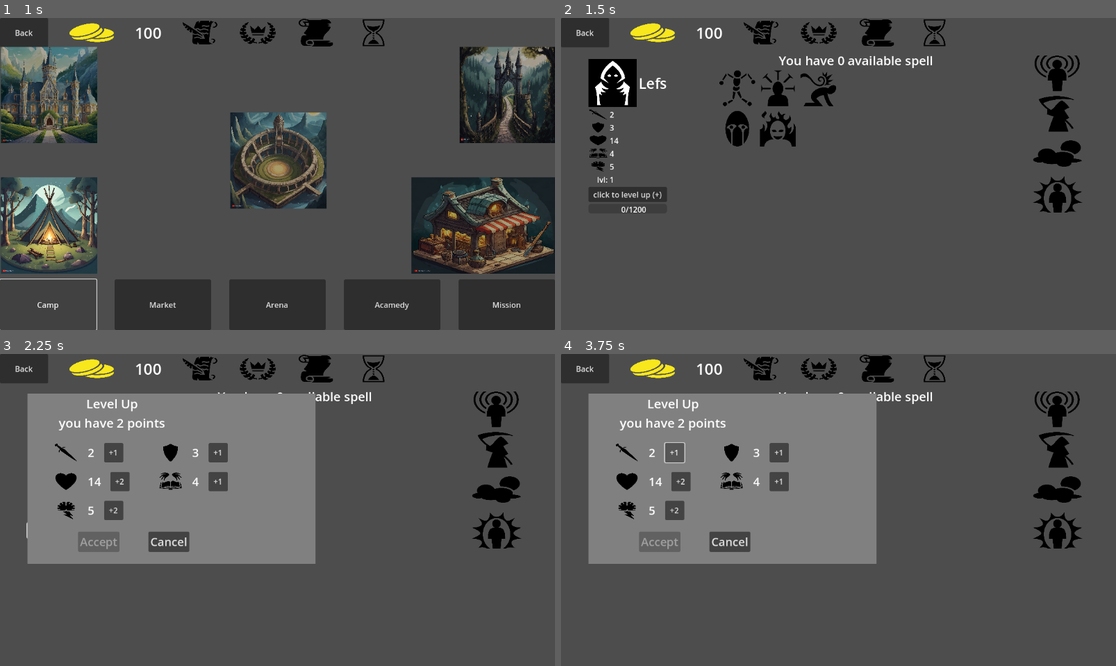
Above: before the commit, frames 1-4 (two rows, left to right).
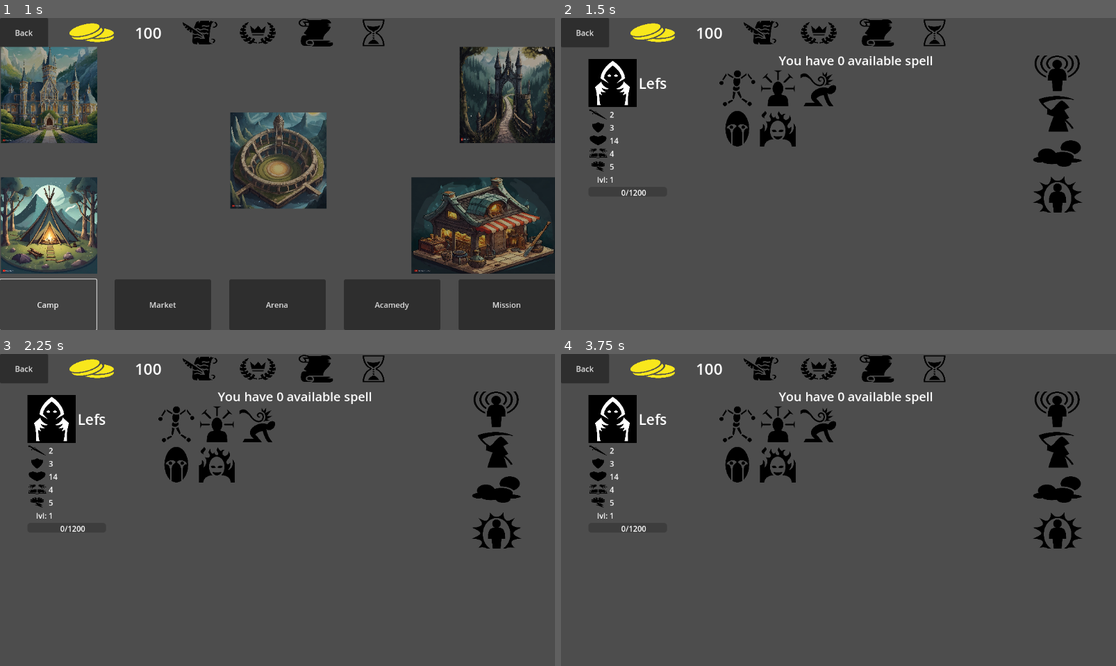
Above: after the commit, the same moments.

Repository: ualisars/ManagementPrototype
Game: Godot game, scene res://Interface/General/player_interface.tscn
The game is run twice, just before and just after one commit, with the same random seed, the same clock (stepped at 60 frames per second) and the same inputs.
Inputs (mouse positions are in pixels of both pictures, inside the frame that each line leads up to):
- Up to frame 1 (1 s): click "Camp" at 0.5 s
- Up to frame 2 (1.5 s): move the mouse to (622, 117) at 1.27 s; press the mouse at (622, 117) at 1.28 s
- Up to frame 3 (2.25 s): release the mouse at (61, 453) at 2 s; click (66, 531) at 2 s, where only the run before the commit has a clickable "click to level up (+)"
- Up to frame 4 (3.75 s): click (672, 453) at 2.75 s, where only the run before the commit has a clickable "+1"; click (672, 453) at 3.5 s, where only the run before the commit has a clickable "-"

Frame 1 is identical in both runs. In frame 2, 0.4% of the frame differs, in the area x 5-20%, y 54-63%; in frame 3, 26%, in the area x 4-57%, y 12-68%; in frame 4, 26%.

Commit message:
add cast time

Diff:
--- a/Characters/character.gd
+++ b/Characters/character.gd
@@ -12,6 +12,7 @@
 var cast_speed: int
 var id: int
 var is_belongs_to_player: bool
+var cast_time: float
 
 var is_wounded: bool = false
 
@@ -39,6 +40,7 @@
 	is_player_controlled = player_controlled
 	id = characteristics.id
 	is_belongs_to_player = characteristics.is_belongs_to_player
+	cast_time = calculate_cast_time(cast_speed)
 
 func _ready() -> void:
 	Messenger.FIGHT_STARTED.connect(on_fight_started)
@@ -55,7 +57,7 @@
 	body.material_override = material
 
 func on_fight_started():
-	timer.wait_time = cast_speed
+	timer.wait_time = cast_time
 	timer.start()
 
 func on_character_attacked(
@@ -96,6 +98,21 @@
 	spell.damage = attack
 	spell.direction = global_position.direction_to(enemy.global_position)
 
+func calculate_cast_time(cast_speed: int) -> float:
+	var maximum_cast_time: float = 5.0
+	var minimum_cast_time: float = 0.4
+	var maximum_cast_speed: float = 25.0
+	var minimum_cast_speed: float = 1
+
+	var slope = (minimum_cast_time - maximum_cast_time) / (maximum_cast_speed - minimum_cast_speed)
+
+	var y_intercept = maximum_cast_time + (slope * minimum_cast_speed)
+
+	var cast_time = slope * cast_speed + y_intercept
+
+	return cast_time
+
+
 func _on_timer_timeout() -> void:
 	if FightManager.check_enemy_exist(characteristics):
 		var enemy: Node = FightManager.choose_enemy(characteristics)
--- a/Characters/characteristic.gd
+++ b/Characters/characteristic.gd
@@ -14,7 +14,7 @@
 var concentration: int
 var learnt_spells: Array = []
 var available_spell_number: int = 0
-var available_level_ups: int = 1
+var available_level_ups: int = 0
 
 var level: int = 1
 var experience: int = 0 :
@@ -39,7 +39,7 @@
 	health = rng.randi_range(10, 30)
 	attack = rng.randi_range(2, 5)
 	defense = rng.randi_range(1, 3)
-	cast_speed = rng.randi_range(2, 5)
+	cast_speed = rng.randi_range(2, 8)
 	concentration = rng.randi_range(2, 6)
 
 	cost = health + attack + defense + concentration + cast_speed
